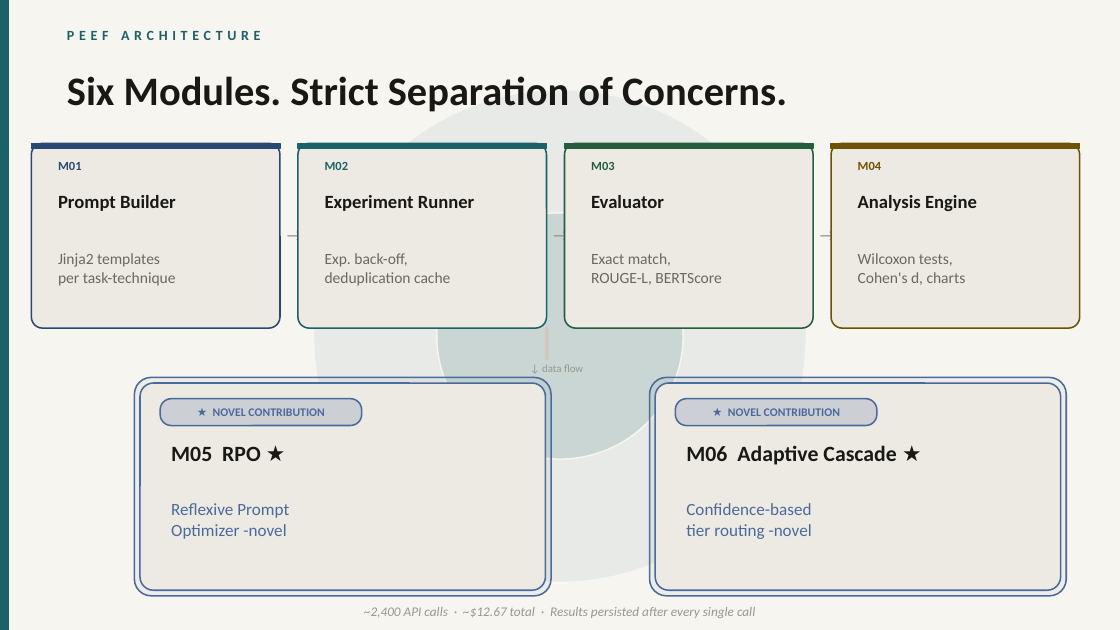
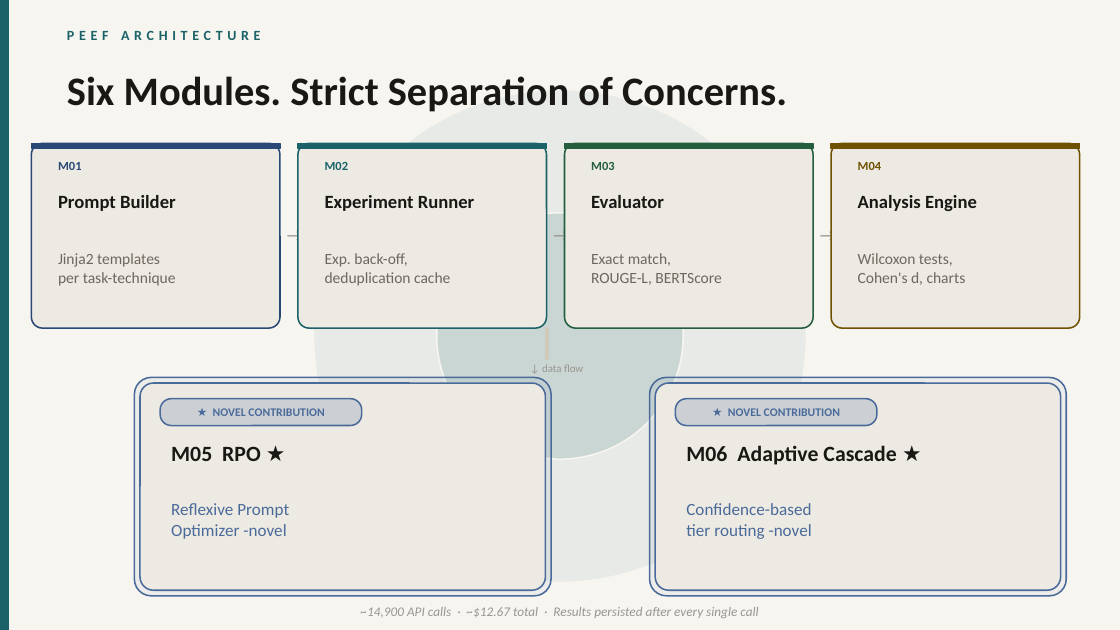
Before and after one commit to Varun-Kumar-DS/peef-dissertation, a slide deck: slide 4 of PEEF_Presentation_Final.pptx. Drawn at 1120x630 pixels with LibreOffice and Linux fonts; fonts in the diff are those of the drawing. Boxes give left, top, right and bottom in pixels: in the first picture for what was removed or moved away, otherwise in the second. Text is boxed around its words. In the diff, an @@ line names an element or a change of style, - is before the commit and + after.

```diff
--- a/PEEF_Presentation_Final.pptx
+++ b/PEEF_Presentation_Final.pptx
@@ text at <box>361,607,758,618</box>: text changed @@
-~2,400 API calls · ~$12.67 total · Results persisted after every single call
+~14,900 API calls · ~$12.67 total · Results persisted after every single call
```
Also in this commit, not shown: 6 other slides changed, 2 other files.
